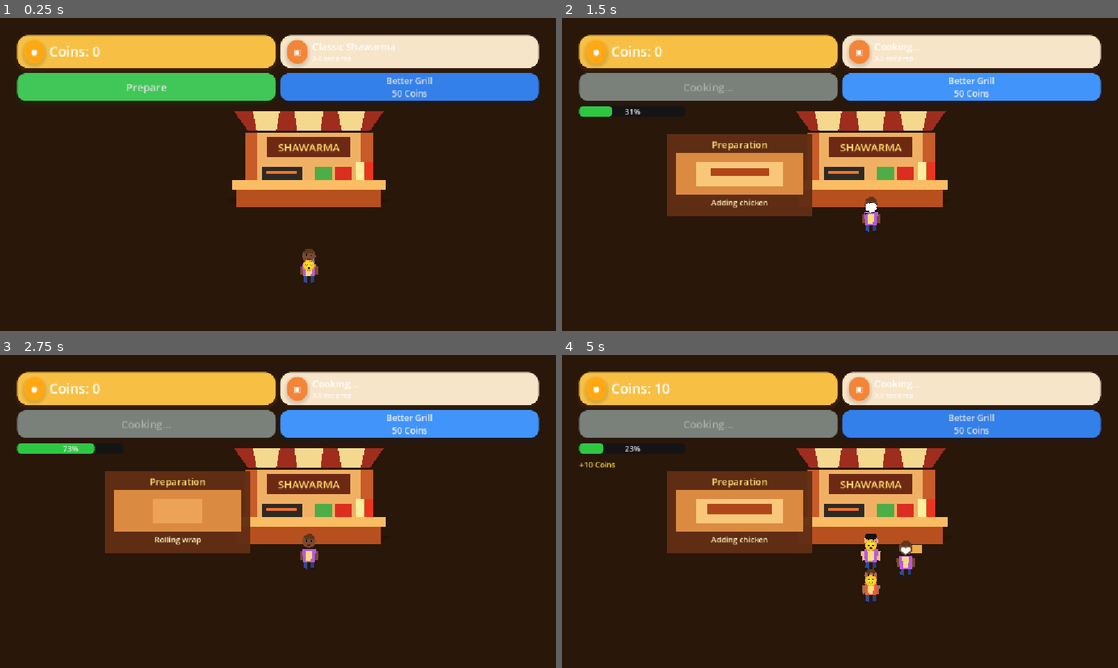
Above: before the commit, frames 1-4 (two rows, left to right).
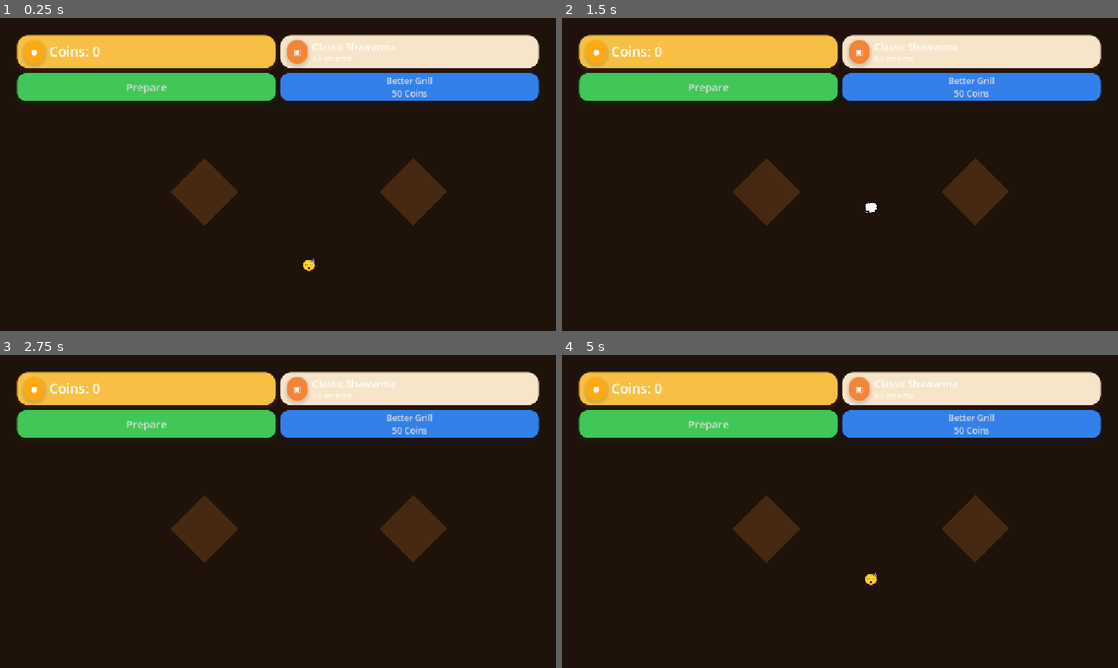
Above: after the commit, the same moments.

Repository: pyto159/ShawarmaEmpire
Game: Godot game, scene res://Scenes/Main.tscn
Two runs of this game, one before a commit and one after it. Both use one fixed random seed, a clock stepped at 60 frames per second and the inputs below.
Inputs (mouse positions are in pixels of both pictures, inside the frame that each line leads up to):
- Up to frame 1 (0.25 s): no input
- Up to frame 2 (1.5 s): click "Prepare" at 0.5 s; click "Better Grill 50 Coins" at 1.25 s
- Up to frame 3 (2.75 s): click "Better Grill 50 Coins" at 2 s
- Up to frame 4 (5 s): click (706, 423) at 2.75 s, where only the run after the commit has a clickable "Prepare"; click "Better Grill 50 Coins" at 3.5 s; click "Prepare" at 4.25 s

The runs differ from the first frame. In frame 1, 10% of the frame differs, in the area x 30-81%, y 29-85%; in frame 2, 20%; in frame 3, 20%; in frame 4, 20%, in the area x 3-81%, y 8-79%.

Commit message:
Build cozy market square scene

Diff:
--- a/shawarma-empire/Scenes/Main.tscn
+++ b/shawarma-empire/Scenes/Main.tscn
@@ -38,15 +38,452 @@
 anchor_bottom = 1.0
 grow_horizontal = 2
 grow_vertical = 2
-color = Color(0.16, 0.09, 0.04, 1)
+color = Color(0.12, 0.07, 0.04, 1)
 
 [node name="GameHUD" parent="." instance=ExtResource("8_game_hud")]
+z_index = 100
 layout_mode = 1
 cooking_stand_path = NodePath("../World/CookingStand")
 
 
 [node name="World" type="Node2D" parent="."]
+z_index = -10
 position = Vector2(0, 0)
+
+[node name="BackgroundLayer" type="Node2D" parent="World"]
+z_index = -50
+
+[node name="EveningGlow" type="ColorRect" parent="World/BackgroundLayer"]
+offset_right = 1280.0
+offset_bottom = 720.0
+color = Color(0.32, 0.19, 0.11, 1)
+
+[node name="CornerShadeTopLeft" type="Polygon2D" parent="World/BackgroundLayer"]
+color = Color(0.06, 0.035, 0.025, 0.34)
+polygon = PackedVector2Array(0, 0, 340, 0, 0, 240)
+
+[node name="CornerShadeTopRight" type="Polygon2D" parent="World/BackgroundLayer"]
+color = Color(0.06, 0.035, 0.025, 0.3)
+polygon = PackedVector2Array(1280, 0, 940, 0, 1280, 250)
+
+[node name="CornerShadeBottomLeft" type="Polygon2D" parent="World/BackgroundLayer"]
+color = Color(0.06, 0.035, 0.025, 0.28)
+polygon = PackedVector2Array(0, 720, 330, 720, 0, 500)
+
+[node name="CornerShadeBottomRight" type="Polygon2D" parent="World/BackgroundLayer"]
+color = Color(0.06, 0.035, 0.025, 0.32)
+polygon = PackedVector2Array(1280, 720, 940, 720, 1280, 480)
+
+[node name="GroundLayer" type="Node2D" parent="World"]
+z_index = -40
+
+[node name="PavementBase" type="ColorRect" parent="World/GroundLayer"]
+offset_right = 1280.0
+offset_bottom = 720.0
+color = Color(0.57, 0.43, 0.29, 1)
+
+[node name="PavementTile_0_0" type="ColorRect" parent="World/GroundLayer"]
+offset_left = 2.0
+offset_top = 2.0
+offset_right = 158.0
+offset_bottom = 118.0
+color = Color(0.62, 0.48, 0.33, 1)
+
+[node name="PavementTile_0_1" type="ColorRect" parent="World/GroundLayer"]
+offset_left = 162.0
+offset_top = 2.0
+offset_right = 318.0
+offset_bottom = 118.0
+color = Color(0.53, 0.39, 0.27, 1)
+
+[node name="PavementTile_0_2" type="ColorRect" parent="World/GroundLayer"]
+offset_left = 322.0
+offset_top = 2.0
+offset_right = 478.0
+offset_bottom = 118.0
+color = Color(0.68, 0.53, 0.37, 1)
+
+[node name="PavementTile_0_3" type="ColorRect" parent="World/GroundLayer"]
+offset_left = 482.0
+offset_top = 2.0
+offset_right = 638.0
+offset_bottom = 118.0
+color = Color(0.58, 0.45, 0.32, 1)
+
+[node name="PavementTile_0_4" type="ColorRect" parent="World/GroundLayer"]
+offset_left = 642.0
+offset_top = 2.0
+offset_right = 798.0
+offset_bottom = 118.0
+color = Color(0.62, 0.48, 0.33, 1)
+
+[node name="PavementTile_0_5" type="ColorRect" parent="World/GroundLayer"]
+offset_left = 802.0
+offset_top = 2.0
+offset_right = 958.0
+offset_bottom = 118.0
+color = Color(0.53, 0.39, 0.27, 1)
+
+[node name="PavementTile_0_6" type="ColorRect" parent="World/GroundLayer"]
+offset_left = 962.0
+offset_top = 2.0
+offset_right = 1118.0
+offset_bottom = 118.0
+color = Color(0.68, 0.53, 0.37, 1)
+
+[node name="PavementTile_0_7" type="ColorRect" parent="World/GroundLayer"]
+offset_left = 1122.0
+offset_top = 2.0
+offset_right = 1278.0
+offset_bottom = 118.0
+color = Color(0.58, 0.45, 0.32, 1)
+
+[node name="PavementTile_1_0" type="ColorRect" parent="World/GroundLayer"]
+offset_left = 2.0
+offset_top = 122.0
+offset_right = 158.0
+offset_bottom = 238.0
+color = Color(0.58, 0.45, 0.32, 1)
+
+[node name="PavementTile_1_1" type="ColorRect" parent="World/GroundLayer"]
+offset_left = 162.0
+offset_top = 122.0
+offset_right = 318.0
+offset_bottom = 238.0
+color = Color(0.62, 0.48, 0.33, 1)
+
+[node name="PavementTile_1_2" type="ColorRect" parent="World/GroundLayer"]
+offset_left = 322.0
+offset_top = 122.0
+offset_right = 478.0
+offset_bottom = 238.0
+color = Color(0.53, 0.39, 0.27, 1)
+
+[node name="PavementTile_1_3" type="ColorRect" parent="World/GroundLayer"]
+offset_left = 482.0
+offset_top = 122.0
+offset_right = 638.0
+offset_bottom = 238.0
+color = Color(0.68, 0.53, 0.37, 1)
+
+[node name="PavementTile_1_4" type="ColorRect" parent="World/GroundLayer"]
+offset_left = 642.0
+offset_top = 122.0
+offset_right = 798.0
+offset_bottom = 238.0
+color = Color(0.58, 0.45, 0.32, 1)
+
+[node name="PavementTile_1_5" type="ColorRect" parent="World/GroundLayer"]
+offset_left = 802.0
+offset_top = 122.0
+offset_right = 958.0
+offset_bottom = 238.0
+color = Color(0.62, 0.48, 0.33, 1)
+
+[node name="PavementTile_1_6" type="ColorRect" parent="World/GroundLayer"]
+offset_left = 962.0
+offset_top = 122.0
+offset_right = 1118.0
+offset_bottom = 238.0
+color = Color(0.53, 0.39, 0.27, 1)
+
+[node name="PavementTile_1_7" type="ColorRect" parent="World/GroundLayer"]
+offset_left = 1122.0
+offset_top = 122.0
+offset_right = 1278.0
+offset_bottom = 238.0
+color = Color(0.68, 0.53, 0.37, 1)
+
+[node name="PavementTile_2_0" type="ColorRect" parent="World/GroundLayer"]
+offset_left = 2.0
+offset_top = 242.0
+offset_right = 158.0
+offset_bottom = 358.0
+color = Color(0.68, 0.53, 0.37, 1)
+
+[node name="PavementTile_2_1" type="ColorRect" parent="World/GroundLayer"]
+offset_left = 162.0
+offset_top = 242.0
+offset_right = 318.0
+offset_bottom = 358.0
+color = Color(0.58, 0.45, 0.32, 1)
+
+[node name="PavementTile_2_2" type="ColorRect" parent="World/GroundLayer"]
+offset_left = 322.0
+offset_top = 242.0
+offset_right = 478.0
+offset_bottom = 358.0
+color = Color(0.62, 0.48, 0.33, 1)
+
+[node name="PavementTile_2_3" type="ColorRect" parent="World/GroundLayer"]
+offset_left = 482.0
+offset_top = 242.0
+offset_right = 638.0
+offset_bottom = 358.0
+color = Color(0.53, 0.39, 0.27, 1)
+
+[node name="PavementTile_2_4" type="ColorRect" parent="World/GroundLayer"]
+offset_left = 642.0
+offset_top = 242.0
+offset_right = 798.0
+offset_bottom = 358.0
+color = Color(0.68, 0.53, 0.37, 1)
+
+[node name="PavementTile_2_5" type="ColorRect" parent="World/GroundLayer"]
+offset_left = 802.0
+offset_top = 242.0
+offset_right = 958.0
+offset_bottom = 358.0
+color = Color(0.58, 0.45, 0.32, 1)
+
+[node name="PavementTile_2_6" type="ColorRect" parent="World/GroundLayer"]
+offset_left = 962.0
+offset_top = 242.0
+offset_right = 1118.0
+offset_bottom = 358.0
+color = Color(0.62, 0.48, 0.33, 1)
+
+[node name="PavementTile_2_7" type="ColorRect" parent="World/GroundLayer"]
+offset_left = 1122.0
+offset_top = 242.0
+offset_right = 1278.0
+offset_bottom = 358.0
+color = Color(0.53, 0.39, 0.27, 1)
+
+[node name="PavementTile_3_0" type="ColorRect" parent="World/GroundLayer"]
+offset_left = 2.0
+offset_top = 362.0
+offset_right = 158.0
+offset_bottom = 478.0
+color = Color(0.53, 0.39, 0.27, 1)
+
+[node name="PavementTile_3_1" type="ColorRect" parent="World/GroundLayer"]
+offset_left = 162.0
+offset_top = 362.0
+offset_right = 318.0
+offset_bottom = 478.0
+color = Color(0.68, 0.53, 0.37, 1)
+
+[node name="PavementTile_3_2" type="ColorRect" parent="World/GroundLayer"]
+offset_left = 322.0
+offset_top = 362.0
+offset_right = 478.0
+offset_bottom = 478.0
+color = Color(0.58, 0.45, 0.32, 1)
+
+[node name="PavementTile_3_3" type="ColorRect" parent="World/GroundLayer"]
+offset_left = 482.0
+offset_top = 362.0
+offset_right = 638.0
+offset_bottom = 478.0
+color = Color(0.62, 0.48, 0.33, 1)
+
+[node name="PavementTile_3_4" type="ColorRect" parent="World/GroundLayer"]
+offset_left = 642.0
+offset_top = 362.0
+offset_right = 798.0
+offset_bottom = 478.0
+color = Color(0.53, 0.39, 0.27, 1)
+
+[node name="PavementTile_3_5" type="ColorRect" parent="World/GroundLayer"]
+offset_left = 802.0
+offset_top = 362.0
+offset_right = 958.0
+offset_bottom = 478.0
+color = Color(0.68, 0.53, 0.37, 1)
+
+[node name="PavementTile_3_6" type="ColorRect" parent="World/GroundLayer"]
+offset_left = 962.0
+offset_top = 362.0
+offset_right = 1118.0
+offset_bottom = 478.0
+color = Color(0.58, 0.45, 0.32, 1)
+
+[node name="PavementTile_3_7" type="ColorRect" parent="World/GroundLayer"]
+offset_left = 1122.0
+offset_top = 362.0
+offset_right = 1278.0
+offset_bottom = 478.0
+color = Color(0.62, 0.48, 0.33, 1)
+
+[node name="PavementTile_4_0" type="ColorRect" parent="World/GroundLayer"]
+offset_left = 2.0
+offset_top = 482.0
+offset_right = 158.0
+offset_bottom = 598.0
+color = Color(0.62, 0.48, 0.33, 1)
+
+[node name="PavementTile_4_1" type="ColorRect" parent="World/GroundLayer"]
+offset_left = 162.0
+offset_top = 482.0
+offset_right = 318.0
+offset_bottom = 598.0
+color = Color(0.53, 0.39, 0.27, 1)
+
+[node name="PavementTile_4_2" type="ColorRect" parent="World/GroundLayer"]
+offset_left = 322.0
+offset_top = 482.0
+offset_right = 478.0
+offset_bottom = 598.0
+color = Color(0.68, 0.53, 0.37, 1)
+
+[node name="PavementTile_4_3" type="ColorRect" parent="World/GroundLayer"]
+offset_left = 482.0
+offset_top = 482.0
+offset_right = 638.0
+offset_bottom = 598.0
+color = Color(0.58, 0.45, 0.32, 1)
+
+[node name="PavementTile_4_4" type="ColorRect" parent="World/GroundLayer"]
+offset_left = 642.0
+offset_top = 482.0
+offset_right = 798.0
+offset_bottom = 598.0
+color = Color(0.62, 0.48, 0.33, 1)
+
+[node name="PavementTile_4_5" type="ColorRect" parent="World/GroundLayer"]
+offset_left = 802.0
+offset_top = 482.0
+offset_right = 958.0
+offset_bottom = 598.0
+color = Color(0.53, 0.39, 0.27, 1)
+
+[node name="PavementTile_4_6" type="ColorRect" parent="World/GroundLayer"]
+offset_left = 962.0
+offset_top = 482.0
+offset_right = 1118.0
+offset_bottom = 598.0
+color = Color(0.68, 0.53, 0.37, 1)
+
+[node name="PavementTile_4_7" type="ColorRect" parent="World/GroundLayer"]
+offset_left = 1122.0
+offset_top = 482.0
+offset_right = 1278.0
+offset_bottom = 598.0
+color = Color(0.58, 0.45, 0.32, 1)
+
+[node name="PavementCrack_0" type="Line2D" parent="World/GroundLayer"]
+position = Vector2(180, 164)
+points = PackedVector2Array(0, 0, 32, 8, 58, -4)
+default_color = Color(0.23, 0.16, 0.11, 0.6)
+width = 3.0
+
+[node name="PavementCrack_1" type="Line2D" parent="World/GroundLayer"]
+position = Vector2(760, 520)
+points = PackedVector2Array(0, 0, -26, 18, -68, 12)
+default_color = Color(0.23, 0.16, 0.11, 0.6)
+width = 3.0
+
+[node name="PavementCrack_2" type="Line2D" parent="World/GroundLayer"]
+position = Vector2(1010, 210)
+points = PackedVector2Array(0, 0, 34, -14, 72, -8)
+default_color = Color(0.23, 0.16, 0.11, 0.6)
+width = 3.0
+
+[node name="PavementCrack_3" type="Line2D" parent="World/GroundLayer"]
+position = Vector2(420, 610)
+points = PackedVector2Array(0, 0, 42, 18, 78, 12)
+default_color = Color(0.23, 0.16, 0.11, 0.6)
+width = 3.0
+
+[node name="DecorationsLayer" type="Node2D" parent="World"]
+z_index = -20
+
+[node name="QueueGuidePath" type="Line2D" parent="World/DecorationsLayer"]
+points = PackedVector2Array(640, 690, 640, 410, 640, 336)
+default_color = Color(0.98, 0.78, 0.45, 0.28)
+width = 46.0
+
+[node name="FruitStand" type="Node2D" parent="World/DecorationsLayer"]
+position = Vector2(182, 236)
+[node name="Canopy" type="Polygon2D" parent="World/DecorationsLayer/FruitStand"]
+color = Color(0.82, 0.18, 0.13, 1)
+polygon = PackedVector2Array(-88, -48, 88, -48, 68, -8, -68, -8)
+[node name="Counter" type="ColorRect" parent="World/DecorationsLayer/FruitStand"]
+offset_left = -78.0
+offset_top = -8.0
+offset_right = 78.0
+offset_bottom = 50.0
+color = Color(0.45, 0.22, 0.1, 1)
+[node name="FruitLabel" type="Label" parent="World/DecorationsLayer/FruitStand"]
+offset_left = -56.0
+offset_top = -2.0
+offset_right = 58.0
+offset_bottom = 26.0
+theme_override_font_sizes/font_size = 16
+text = "FRUIT"
+horizontal_alignment = 1
+
+[node name="VegStand" type="Node2D" parent="World/DecorationsLayer"]
+position = Vector2(1090, 246)
+[node name="Umbrella" type="Polygon2D" parent="World/DecorationsLayer/VegStand"]
+color = Color(0.16, 0.5, 0.24, 1)
+polygon = PackedVector2Array(-86, -42, 0, -86, 86, -42)
+[node name="Crates" type="ColorRect" parent="World/DecorationsLayer/VegStand"]
+offset_left = -82.0
+offset_top = -20.0
+offset_right = 82.0
+offset_bottom = 48.0
+color = Color(0.49, 0.27, 0.13, 1)
+[node name="VegLabel" type="Label" parent="World/DecorationsLayer/VegStand"]
+offset_left = -58.0
+offset_top = -16.0
+offset_right = 58.0
+offset_bottom = 20.0
+theme_override_font_sizes/font_size = 16
+text = "VEG"
+horizontal_alignment = 1
+
+[node name="ExpansionReservations" type="Node2D" parent="World/DecorationsLayer"]
+[node name="DrinkStandSpace" type="Label" parent="World/DecorationsLayer/ExpansionReservations"]
+position = Vector2(84, 430)
+theme_override_colors/font_color = Color(0.3, 0.2, 0.12, 0.75)
+theme_override_font_sizes/font_size = 18
+text = "future drinks"
+[node name="FriesStandSpace" type="Label" parent="World/DecorationsLayer/ExpansionReservations"]
+position = Vector2(1000, 430)
+theme_override_colors/font_color = Color(0.3, 0.2, 0.12, 0.75)
+theme_override_font_sizes/font_size = 18
+text = "future fries"
+[node name="DessertStandSpace" type="Label" parent="World/DecorationsLayer/ExpansionReservations"]
+position = Vector2(1010, 560)
+theme_override_colors/font_color = Color(0.3, 0.2, 0.12, 0.75)
+theme_override_font_sizes/font_size = 18
+text = "desserts soon"
+[node name="DeliveryParkingSpace" type="Label" parent="World/DecorationsLayer/ExpansionReservations"]
+position = Vector2(78, 592)
+theme_override_colors/font_color = Color(0.3, 0.2, 0.12, 0.75)
+theme_override_font_sizes/font_size = 18
+text = "delivery parking"
+[node name="EventSquareSpace" type="Label" parent="World/DecorationsLayer/ExpansionReservations"]
+position = Vector2(524, 166)
+theme_override_colors/font_color = Color(0.3, 0.2, 0.12, 0.72)
+theme_override_font_sizes/font_size = 18
+text = "event square"
+
+[node name="ForegroundDecorationsLayer" type="Node2D" parent="World"]
+z_index = 30
+[node name="LeftBench" type="ColorRect" parent="World/ForegroundDecorationsLayer"]
+offset_left = 166.0
+offset_top = 650.0
+offset_right = 350.0
+offset_bottom = 674.0
+color = Color(0.42, 0.21, 0.09, 1)
+[node name="RightBench" type="ColorRect" parent="World/ForegroundDecorationsLayer"]
+offset_left = 936.0
+offset_top = 650.0
+offset_right = 1120.0
+offset_bottom = 674.0
+color = Color(0.42, 0.21, 0.09, 1)
+[node name="LanternGlowLeft" type="Polygon2D" parent="World/ForegroundDecorationsLayer"]
+position = Vector2(424, 360)
+color = Color(1, 0.6, 0.18, 0.18)
+polygon = PackedVector2Array(0, -70, 70, 0, 0, 70, -70, 0)
+[node name="LanternGlowRight" type="Polygon2D" parent="World/ForegroundDecorationsLayer"]
+position = Vector2(856, 360)
+color = Color(1, 0.6, 0.18, 0.18)
+polygon = PackedVector2Array(0, -70, 70, 0, 0, 70, -70, 0)
+
 
 [node name="CustomerQueue" type="Node" parent="World"]
 script = ExtResource("3_queue_system")
@@ -203,6 +640,37 @@
 offset_bottom = 76.0
 color = Color(0.98, 0.74, 0.39, 1)
 
+[node name="MenuBoard" type="ColorRect" parent="World/ShawarmaStand"]
+offset_left = -150.0
+offset_top = -28.0
+offset_right = -94.0
+offset_bottom = 48.0
+color = Color(0.12, 0.09, 0.07, 1)
+
+[node name="MenuBoardLabel" type="Label" parent="World/ShawarmaStand/MenuBoard"]
+offset_left = 4.0
+offset_top = 6.0
+offset_right = 52.0
+offset_bottom = 68.0
+theme_override_colors/font_color = Color(1, 0.9, 0.55, 1)
+theme_override_font_sizes/font_size = 10
+text = "MENU\nWrap\nSauce"
+horizontal_alignment = 1
+
+[node name="FlowerPotLeft" type="ColorRect" parent="World/ShawarmaStand"]
+offset_left = -188.0
+offset_top = 72.0
+offset_right = -154.0
+offset_bottom = 112.0
+color = Color(0.48, 0.2, 0.1, 1)
+
+[node name="FlowerPotRight" type="ColorRect" parent="World/ShawarmaStand"]
+offset_left = 154.0
+offset_top = 72.0
+offset_right = 188.0
+offset_bottom = 112.0
+color = Color(0.48, 0.2, 0.1, 1)
+
 [node name="CookingStand" parent="World" instance=ExtResource("6_cooking_stand")]
 position = Vector2(640, 92)
 
Not shown, changed: Docs/TECHNICAL.md
